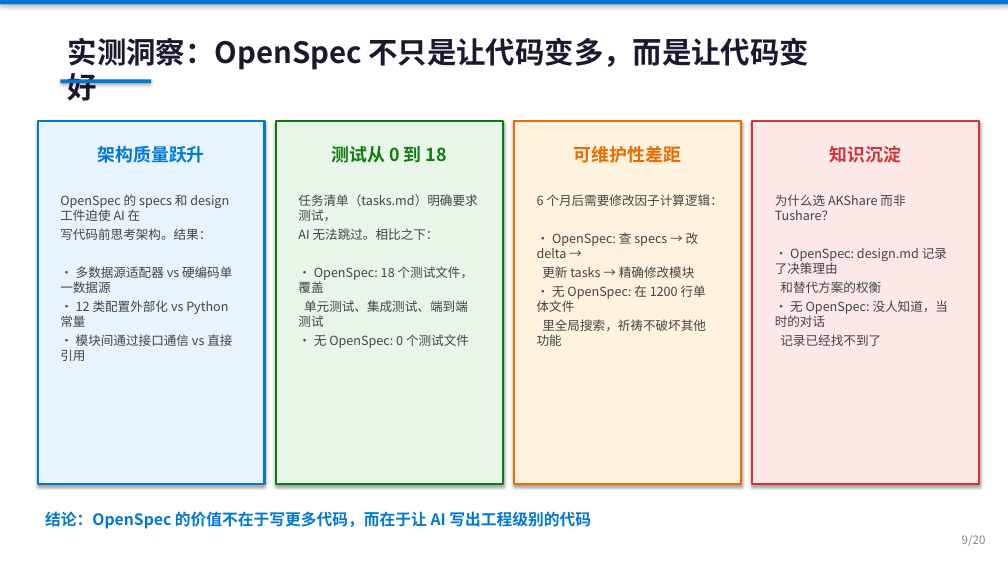
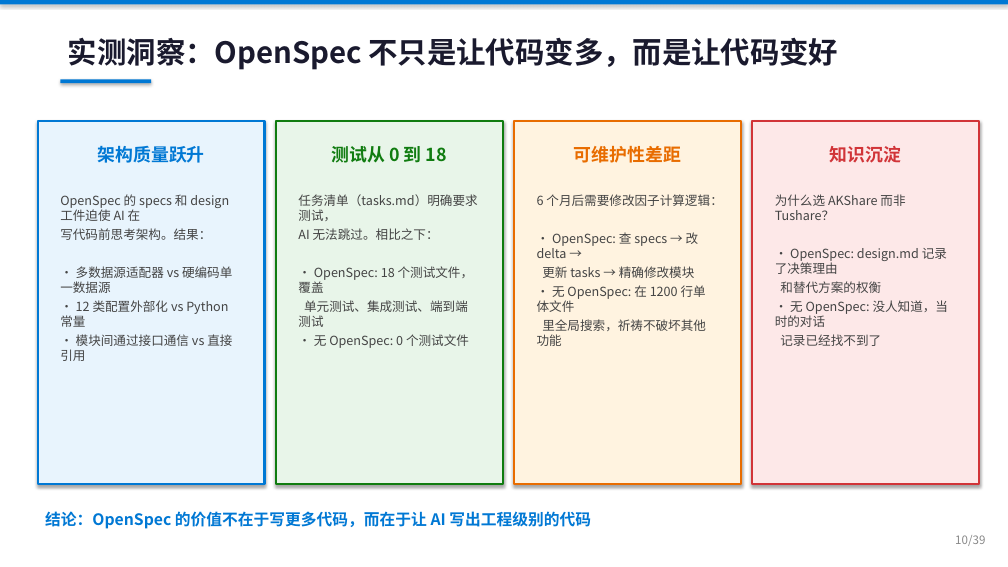
Before and after one commit to ZhifeiDou/OpenSpec_Modify, a slide deck: slide 10 of OpenSpec_技术研究汇报.pptx (slide 9 before the commit). Drawn at 1008x567 pixels with LibreOffice and Linux fonts; fonts in the diff are those of the drawing. Boxes give left, top, right and bottom in pixels: in the first picture for what was removed or moved away, otherwise in the second. Text is boxed around its words. In the diff, an @@ line names an element or a change of style, - is before the commit and + after.

```diff
--- a/OpenSpec_技术研究汇报.pptx
+++ b/OpenSpec_技术研究汇报.pptx
@@ text "实测洞察：OpenSpec 不只是让代码变多，而是让代码变好" rewrapped from bbox=[68, 37, 809, 101] to bbox=[68, 37, 839, 70] @@
@@ text at bbox=[955, 535, 985, 546]: text changed @@
-9/20
+10/39
```
Also in this commit, not shown: 24 other slides changed, 14 slides added, 49 other files.
